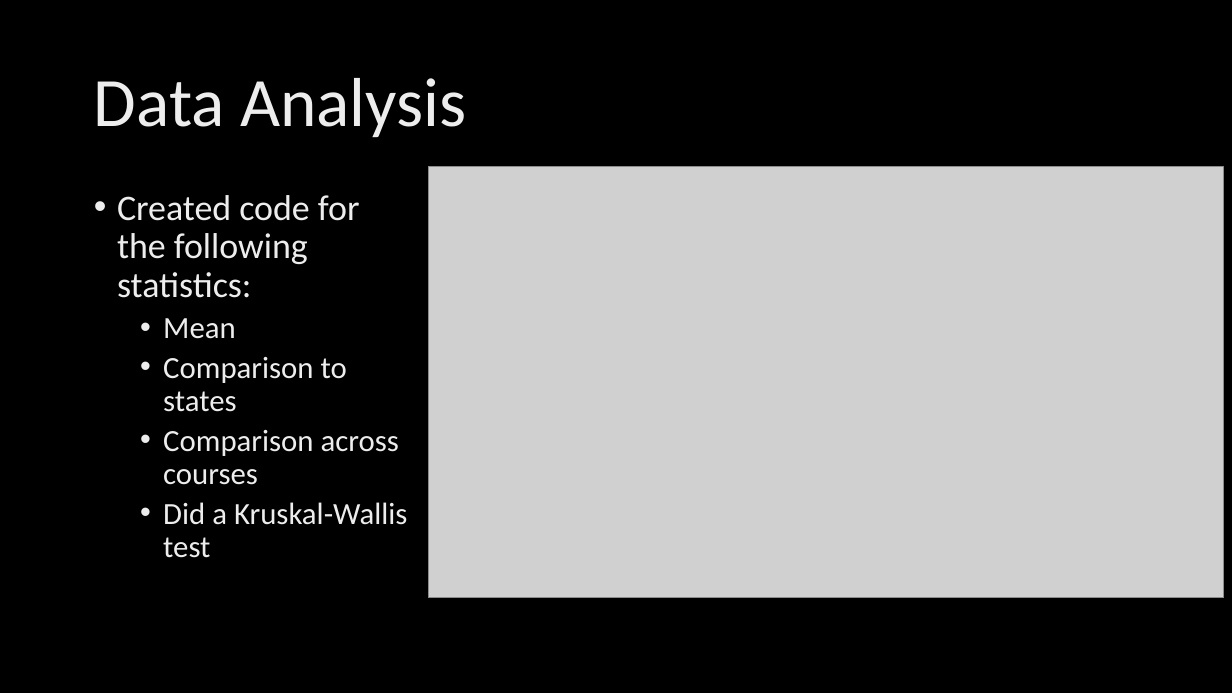
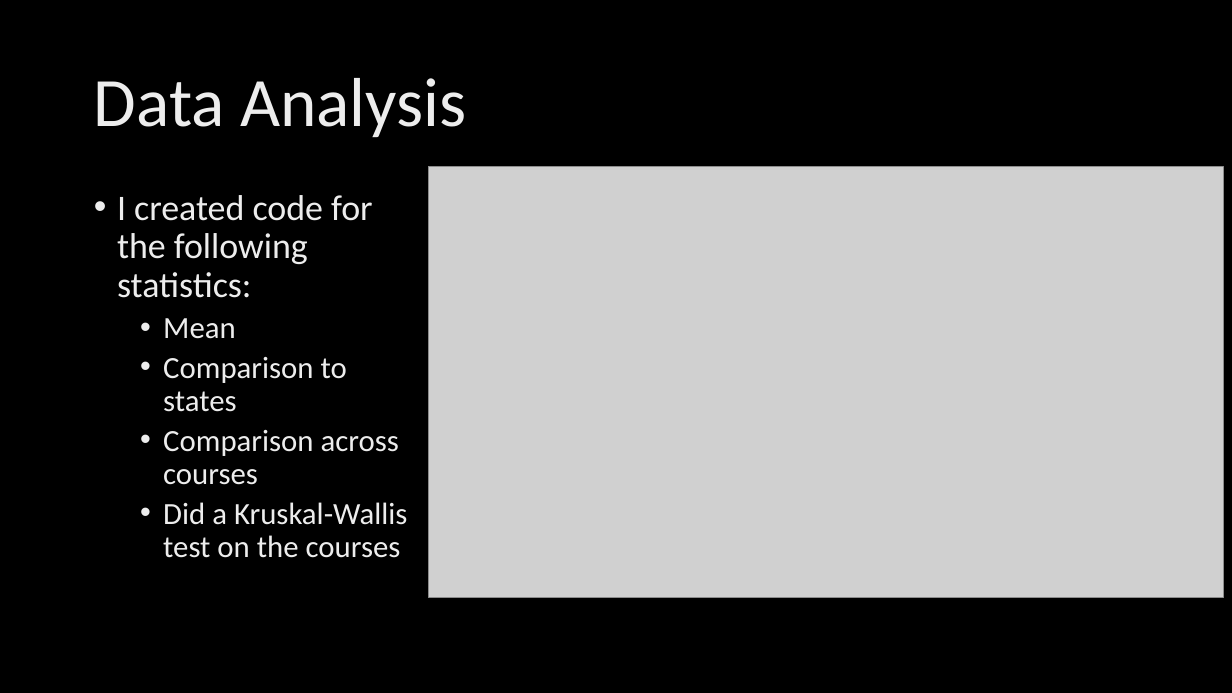
Before and after one commit to georgephung123/MSAR_Course_Consult, a slide deck: slide 7 of MSAR_Findings.pptx (slide 5 before the commit). Drawn at 1232x693 pixels with LibreOffice and Linux fonts; fonts in the diff are those of the drawing; grey boxes stand for pictures; background and template pictures are left out. Boxes give left, top, right and bottom in pixels: in the first picture for what was removed or moved away, otherwise in the second. Text is boxed around its words. In the diff, an @@ line names an element or a change of style, - is before the commit and + after.

```diff
--- a/MSAR_Findings.pptx
+++ b/MSAR_Findings.pptx
@@ text at (x1=117, y1=195, x2=373, y2=298): text changed @@
-• Created code for the following statistics:
+• I created code for the following statistics:
@@ text at (x1=163, y1=502, x2=407, y2=558): text changed @@
-  • Did a Kruskal-Wallis test
+  • Did a Kruskal-Wallis test on the courses
```
Also in this commit, not shown: 7 other slides changed, 8 slides added, 3 slides removed, 1 other file.
